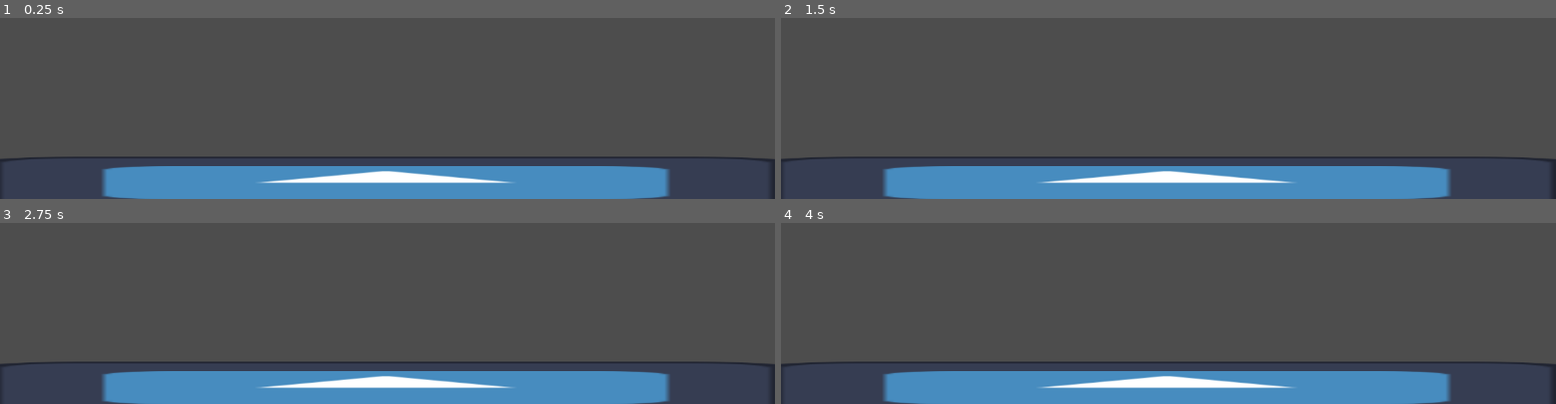
Above: before the commit, frames 1-4 (two rows, left to right).
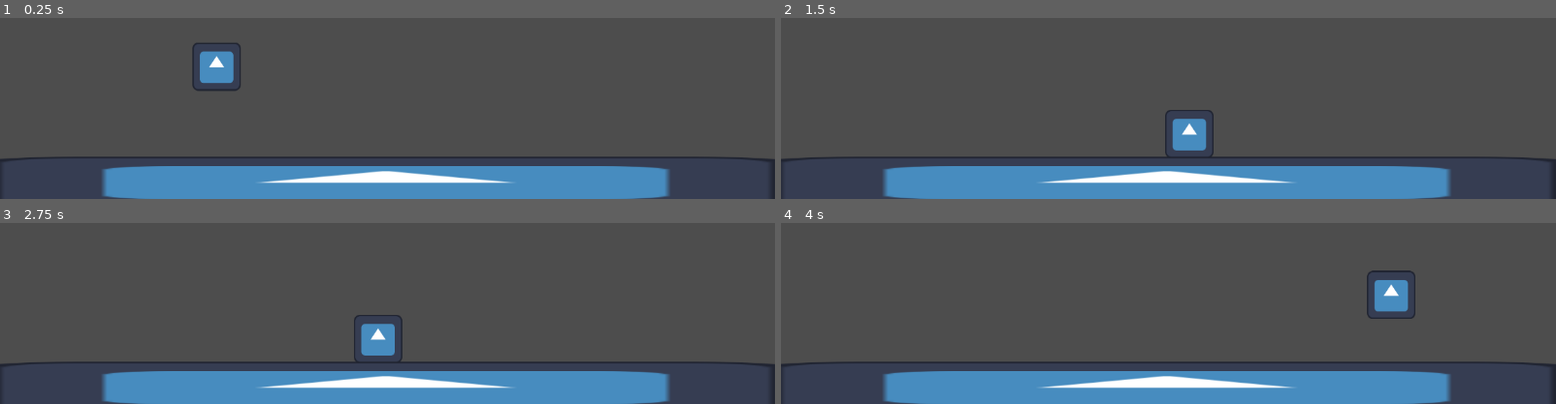
Above: after the commit, the same moments.

Repository: lauchasilva/MovimientoCaballerito-SilvaLautaro
Game: Godot game, scene res://piso.tscn
Two runs of this game, one before a commit and one after it. Both use one fixed random seed, a clock stepped at 60 frames per second and the inputs below. The project has no main scene, so this scene is started directly. The engine's default icon, where the game draws it, is replaced by a stand-in: a white triangle on a blue panel in a dark square.
Inputs:
- Up to frame 1 (0.25 s): no input
- Up to frame 2 (1.5 s): hold D (derecha, bound only after the commit) from 0.53 s (still down); tap W (saltar, bound only after the commit) at 0.6, 0.77, 1.07, 1.35 s
- Up to frame 3 (2.75 s): tap W (saltar, bound only after the commit) at 1.52, 1.82, 2.1 s; release D (derecha, bound only after the commit) at 2.03 s; hold A (izquierda, bound only after the commit) from 2.03 s (still down)
- Up to frame 4 (4 s): release A (izquierda, bound only after the commit) at 2.78 s; hold D (derecha, bound only after the commit) from 2.78 s (still down); tap W (saltar, bound only after the commit) at 2.85, 3.02, 3.32, 3.6, 3.77 s

The runs differ from the first frame. In frame 1, 1.0% of the frame differs, in the area x 24-32%, y 13-41%; in frame 2, 1.0%; in frame 3, 1.0%; in frame 4, 1.0%, in the area x 75-82%, y 26-53%.

Commit message:
gravedad y movimiento base

Diff:
--- /dev/null
+++ b/movimientocaballerito/personaje.gd
@@ -0,0 +1,25 @@
+extends CharacterBody2D
+
+
+const SPEED = 300.0
+const JUMP_VELOCITY = -400.0
+
+
+func _physics_process(delta: float) -> void:
+	# Add the gravity.
+	if not is_on_floor():
+		velocity += get_gravity() * delta
+
+	# Handle jump.
+	if Input.is_action_just_pressed("saltar") and is_on_floor():
+		velocity.y = JUMP_VELOCITY
+
+	# Get the input direction and handle the movement/deceleration.
+	# As good practice, you should replace UI actions with custom gameplay actions.
+	var direction := Input.get_axis("izquierda", "derecha")
+	if direction:
+		velocity.x = direction * SPEED
+	else:
+		velocity.x = move_toward(velocity.x, 0, SPEED)
+
+	move_and_slide()
--- a/movimientocaballerito/personaje.tscn
+++ b/movimientocaballerito/personaje.tscn
@@ -1,6 +1,7 @@
-[gd_scene load_steps=4 format=3 uid="uid://gbt5kkuskfjh"]
+[gd_scene load_steps=5 format=3 uid="uid://gbt5kkuskfjh"]
 
 [ext_resource type="Texture2D" uid="uid://ca4b40act8a2m" path="res://icon.svg" id="1_4e5bt"]
+[ext_resource type="Script" uid="uid://5yv3fnvf81a4" path="res://personaje.gd" id="1_ltgau"]
 
 [sub_resource type="RectangleShape2D" id="RectangleShape2D_ltgau"]
 size = Vector2(70, 70)
@@ -9,6 +10,7 @@
 size = Vector2(62, 49)
 
 [node name="Personaje" type="CharacterBody2D"]
+script = ExtResource("1_ltgau")
 
 [node name="CuerpoVisual" type="Sprite2D" parent="."]
 scale = Vector2(0.5625, 0.5625)
--- a/movimientocaballerito/piso.tscn
+++ b/movimientocaballerito/piso.tscn
@@ -1,13 +1,13 @@
-[gd_scene load_steps=3 format=3 uid="uid://icepkq3nqrw0"]
+[gd_scene load_steps=4 format=3 uid="uid://icepkq3nqrw0"]
 
 [ext_resource type="Texture2D" uid="uid://ca4b40act8a2m" path="res://icon.svg" id="1_ho27h"]
+[ext_resource type="PackedScene" uid="uid://gbt5kkuskfjh" path="res://personaje.tscn" id="2_rf48w"]
 
 [sub_resource type="RectangleShape2D" id="RectangleShape2D_rf48w"]
 size = Vector2(1220, 69)
 
 [node name="Piso" type="StaticBody2D"]
 position = Vector2(28, 596)
-metadata/_edit_group_ = true
 
 [node name="Sprite2D" type="Sprite2D" parent="."]
 position = Vector2(545.5, 26.5)
@@ -17,3 +17,6 @@
 [node name="CollisionShape2D" type="CollisionShape2D" parent="."]
 position = Vector2(544, 24.5)
 shape = SubResource("RectangleShape2D_rf48w")
+
+[node name="Personaje" parent="." instance=ExtResource("2_rf48w")]
+position = Vector2(294, -174)
--- a/movimientocaballerito/project.godot
+++ b/movimientocaballerito/project.godot
@@ -14,6 +14,25 @@
 config/features=PackedStringArray("4.4", "GL Compatibility")
 config/icon="res://icon.svg"
 
+[input]
+
+izquierda={
+"deadzone": 0.2,
+"events": [Object(InputEventKey,"resource_local_to_scene":false,"resource_name":"","device":-1,"window_id":0,"alt_pressed":false,"shift_pressed":false,"ctrl_pressed":false,"meta_pressed":false,"pressed":false,"keycode":0,"physical_keycode":65,"key_label":0,"unicode":97,"location":0,"echo":false,"script":null)
+]
+}
+derecha={
+"deadzone": 0.2,
+"events": [Object(InputEventKey,"resource_local_to_scene":false,"resource_name":"","device":-1,"window_id":0,"alt_pressed":false,"shift_pressed":false,"ctrl_pressed":false,"meta_pressed":false,"pressed":false,"keycode":0,"physical_keycode":68,"key_label":0,"unicode":100,"location":0,"echo":false,"script":null)
+]
+}
+saltar={
+"deadzone": 0.2,
+"events": [Object(InputEventKey,"resource_local_to_scene":false,"resource_name":"","device":-1,"window_id":0,"alt_pressed":false,"shift_pressed":false,"ctrl_pressed":false,"meta_pressed":false,"pressed":false,"keycode":0,"physical_keycode":87,"key_label":0,"unicode":119,"location":0,"echo":false,"script":null)
+, Object(InputEventKey,"resource_local_to_scene":false,"resource_name":"","device":-1,"window_id":0,"alt_pressed":false,"shift_pressed":false,"ctrl_pressed":false,"meta_pressed":false,"pressed":false,"keycode":0,"physical_keycode":32,"key_label":0,"unicode":32,"location":0,"echo":false,"script":null)
+]
+}
+
 [rendering]
 
 renderer/rendering_method="gl_compatibility"
Not shown, added: movimientocaballerito/personaje.gd.uid
